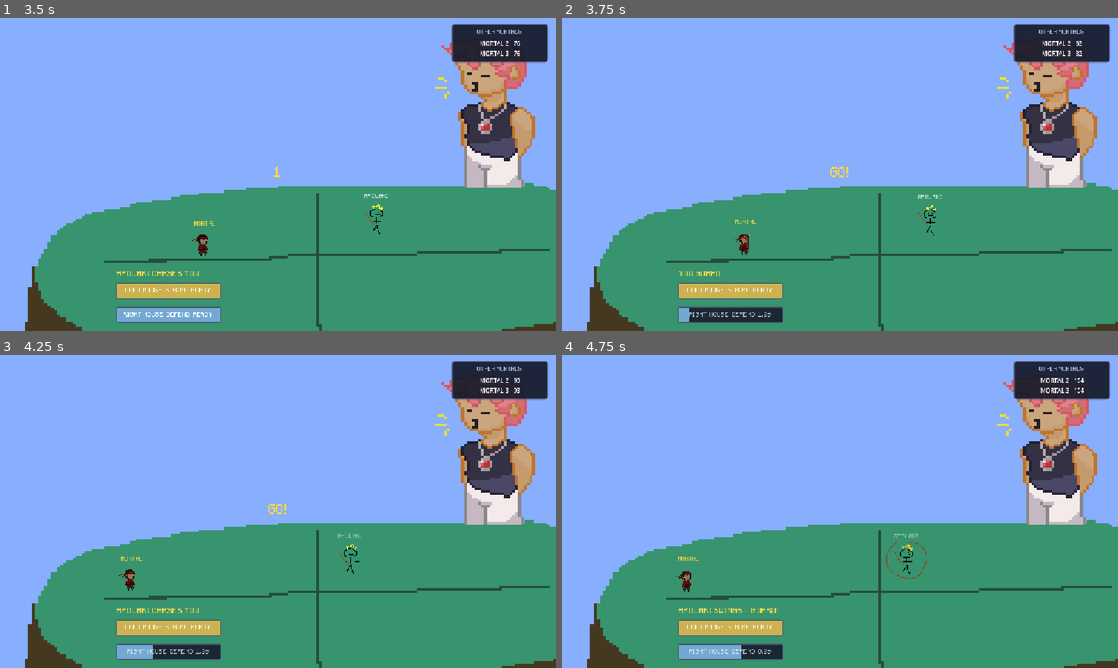
Above: before the commit, frames 1-4 (two rows, left to right).
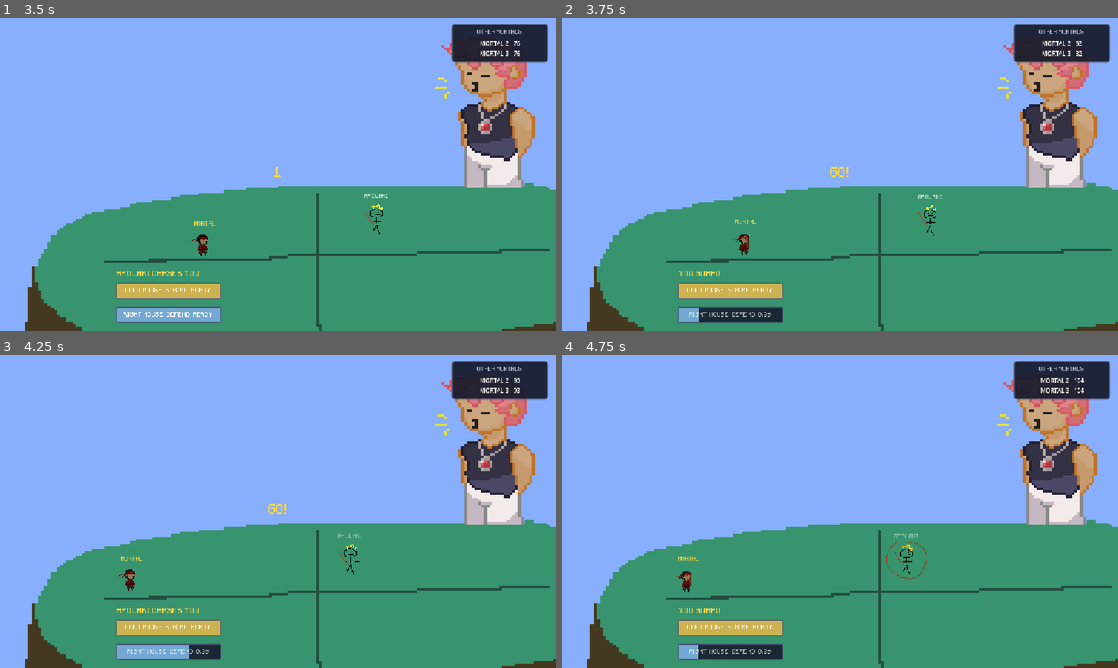
Above: after the commit, the same moments.

Repository: FraN-onLine/DOST2027
Game: Godot game, scene res://scenes/gods/apolaki/ApolakiArena.tscn
Same seed, same stepped clock (60 frames per second), same inputs: the game is played once before the commit and once after it. This scene is started directly instead of the project's main scene. The engine's default icon, where the game draws it, is replaced by a stand-in: a white triangle on a blue panel in a dark square.
Inputs (mouse positions are in pixels of both pictures, inside the frame that each line leads up to):
- Up to frame 1 (3.5 s): tap Enter (ui_accept) at 0.5, 0.77, 1.25, 1.52, 2, 3.02 s; move the mouse to (400, 158) at 0.52 s; hold D (move_right) 0.53-1.28 s; hold Right mouse button (defend) 0.53-1.28 s; click (400, 158) at 0.67 s; move the mouse to (166, 190) at 1.27 s; hold S (move_down) 1.28-2.03 s; tap Space (advance_dialogue) at 1.35 s; right-click (166, 190) at 1.55 s; move the mouse to (333, 105) at 2.02 s; press the mouse at (333, 105) at 2.03 s; hold D (move_right) 2.03-2.78 s; right-click (333, 105) at 2.3 s; move the mouse to (250, 237) at 2.77 s; release the mouse at (250, 237) at 2.78 s; hold W (move_up) from 2.78 s (still down); right-click (250, 237) at 2.85 s; click (250, 237) at 2.92 s
- Up to frame 2 (3.75 s): tap Enter (ui_accept) at 3.5 s; move the mouse to (1006, 221) at 3.52 s; release W (move_up) at 3.53 s; hold A (move_left) from 3.53 s (still down); hold Right mouse button (defend) from 3.53 s (still down); tap 1 at 3.6 s
- Up to frame 3 (4.25 s): keep holding A (move_left); keep holding Right mouse button (defend); tap Enter (ui_accept) at 3.77 s
- Up to frame 4 (4.75 s): keep holding A (move_left); move the mouse to (673, 464) at 4.27 s; release Right mouse button (defend) at 4.28 s; tap 2 at 4.35 s; tap Enter (ui_accept) at 4.52 s; right-click (673, 464) at 4.55 s

Frame 1 is identical in both runs. In frame 2, less than 0.1% of the frame differs, in the area x 22-36%, y 92-98%; in frame 3, 0.3%; in frame 4, 0.5%, in the area x 21-39%, y 69-98%.

Commit message:
scd changed -aplk

Diff:
--- a/dost-2027/scenes/gods/apolaki/ApolakiArena.tscn
+++ b/dost-2027/scenes/gods/apolaki/ApolakiArena.tscn
@@ -40,11 +40,11 @@
 strike_defend_penalty = 100
 block_favor = 100
 hit_penalty = 80
-strike_cooldown = 2.0
+strike_cooldown = 1.0
 strike_hit_open_frame = 3
 strike_hit_close_frame = 5
 strike_reach_bonus = 26.0
-defend_cooldown = 2.0
+defend_cooldown = 1.0
 hit_patch_count = 1
 hit_patch_time = 3.0
 god_id = &"apolaki"
--- a/dost-2027/scripts/gods/apolaki/apolaki_arena.gd
+++ b/dost-2027/scripts/gods/apolaki/apolaki_arena.gd
@@ -43,11 +43,11 @@
 @export var strike_defend_penalty := 100 # hitting him while he DEFENDS
 @export var block_favor := 100           # a DEFENDING mortal beats his swing
 @export var hit_penalty := 80            # an idle / attacking mortal takes his swing
-@export var strike_cooldown := 2.0       # seconds between two strikes
+@export var strike_cooldown := 1.0       # seconds between two strikes
 @export var strike_hit_open_frame := 3   # the mortal's swing lands from this frame
 @export var strike_hit_close_frame := 5  # ...through this one (hit-arnis)
 @export var strike_reach_bonus := 26.0   # a strike lands this past his reach
-@export var defend_cooldown := 2.0       # seconds before another guard
+@export var defend_cooldown := 1.0      # seconds before another guard
 @export var hit_patch_count := 1         # blots his landed swing leaves on screen
 @export var hit_patch_time := 3.0        # seconds each blot stays
 
